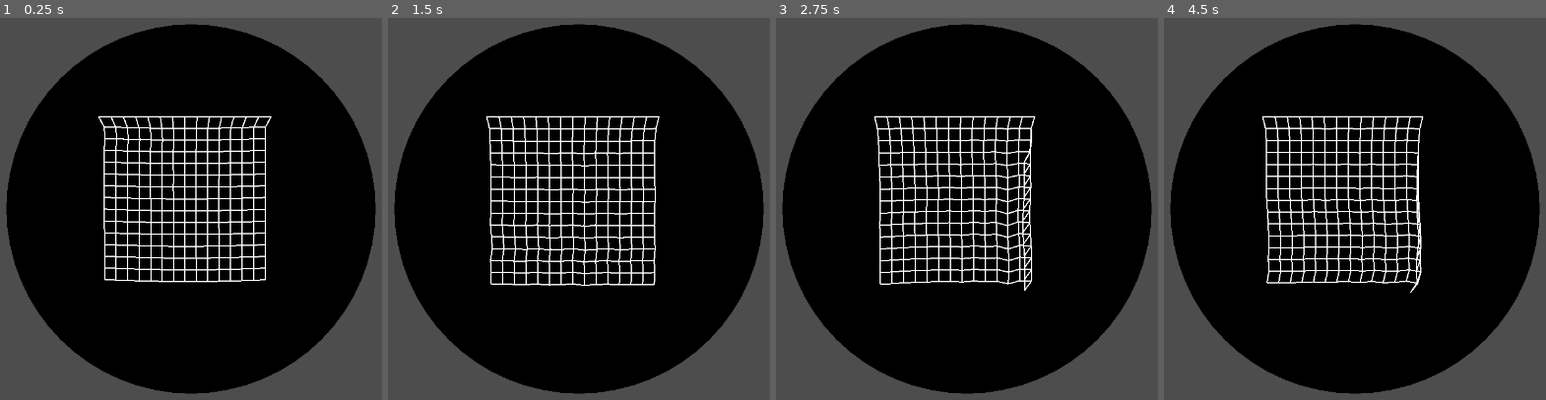
Above: before the commit, frames 1-4 (left to right).
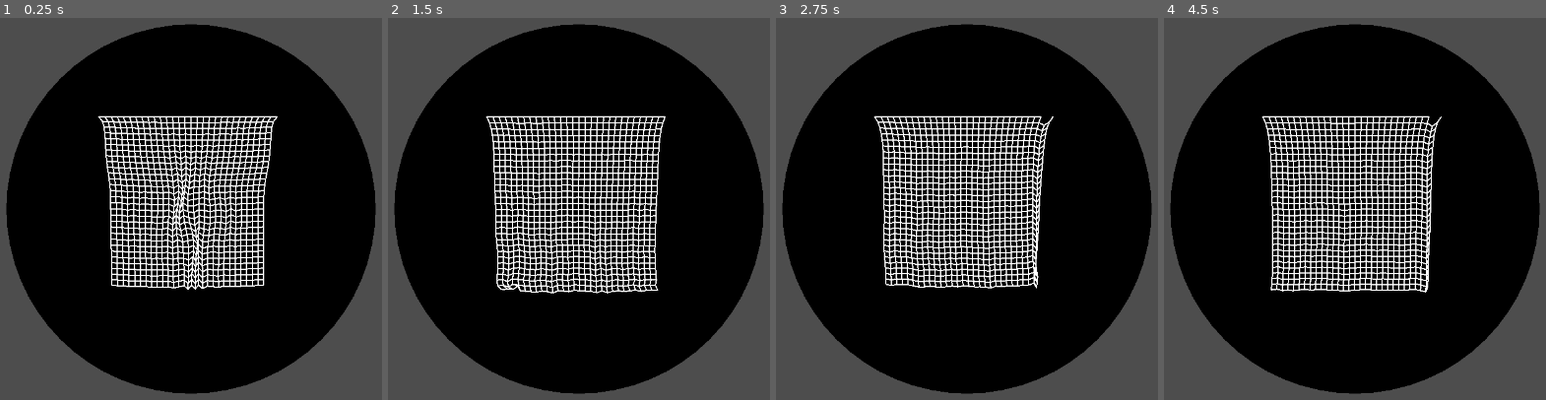
Above: after the commit, the same moments.

Repository: b6462/ComputerAnimationPlayground
Game: Godot game, scene res://Verlet/VerletIntegration.tscn
The game is run twice, just before and just after one commit, with the same random seed, the same clock (stepped at 60 frames per second) and the same inputs.
Inputs (mouse positions are in pixels of both pictures, inside the frame that each line leads up to):
- Up to frame 1 (0.25 s): no input
- Up to frame 2 (1.5 s): move the mouse to (750, 186) at 0.52 s; click (750, 186) at 0.67 s; move the mouse to (422, 231) at 1.27 s; click (422, 231) at 1.42 s
- Up to frame 3 (2.75 s): move the mouse to (1047, 109) at 2.02 s; click (1047, 109) at 2.17 s
- Up to frame 4 (4.5 s): move the mouse to (1316, 296) at 2.77 s; click (1316, 296) at 2.92 s; move the mouse to (outside the picture) at 3.52 s; click (outside the picture) at 3.67 s; move the mouse to (outside the picture) at 4.27 s; click (outside the picture) at 4.42 s

The runs differ from the first frame. In frame 1, 9.8% of the frame differs, in the area x 25-73%, y 25-72%; in frame 2, 12%, in the area x 25-73%, y 25-73%; in frame 3, 11%; in frame 4, 12%.

Commit message:
Performance update
* Disable collision solver for cloth sim

Diff:
--- a/Verlet/VerletSolver_02.gd
+++ b/Verlet/VerletSolver_02.gd
@@ -18,11 +18,11 @@
 func _ready():
 	# Create a grid of verlet objects, link-constrainted to each neighbour
 	var link_rad = 0 # No need for single object collision
-	var link_gap = 10
-	var link_rdn = 9 # redundancy of link gap to avoid over-constraining
+	var link_gap = 5
+	var link_rdn = 4 # redundancy of link gap to avoid over-constraining
 	var gapper = link_rad + link_gap
-	var col = 15
-	var row = 15
+	var col = 30
+	var row = 30
 
 	for r in range(0, row):
 		for i in range(0, col):
@@ -88,7 +88,7 @@
 	for t in range(0, sub_steps):
 		_applyGravity()
 		_applyConstraint()
-		_solveCollisions()
+		#_solveCollisions()
 		_updatePosition(sub_dt)
 	queue_redraw()
 
